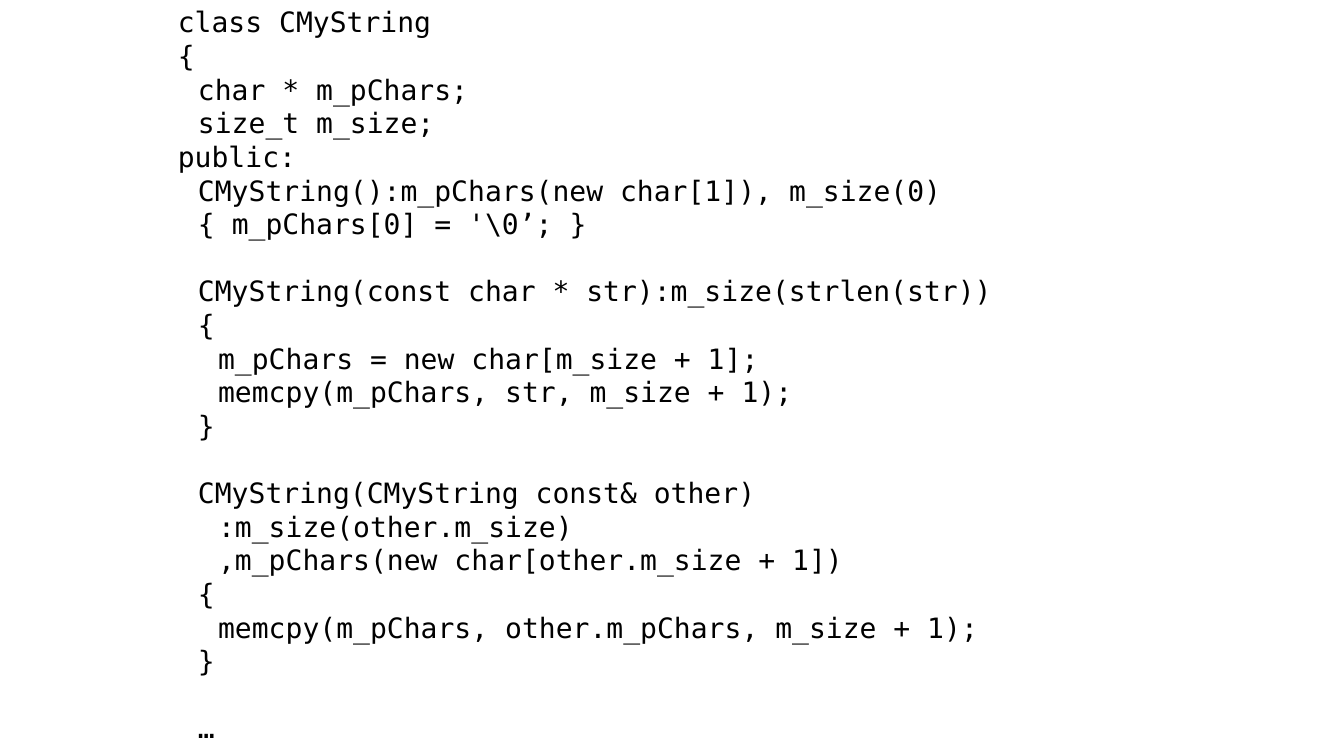
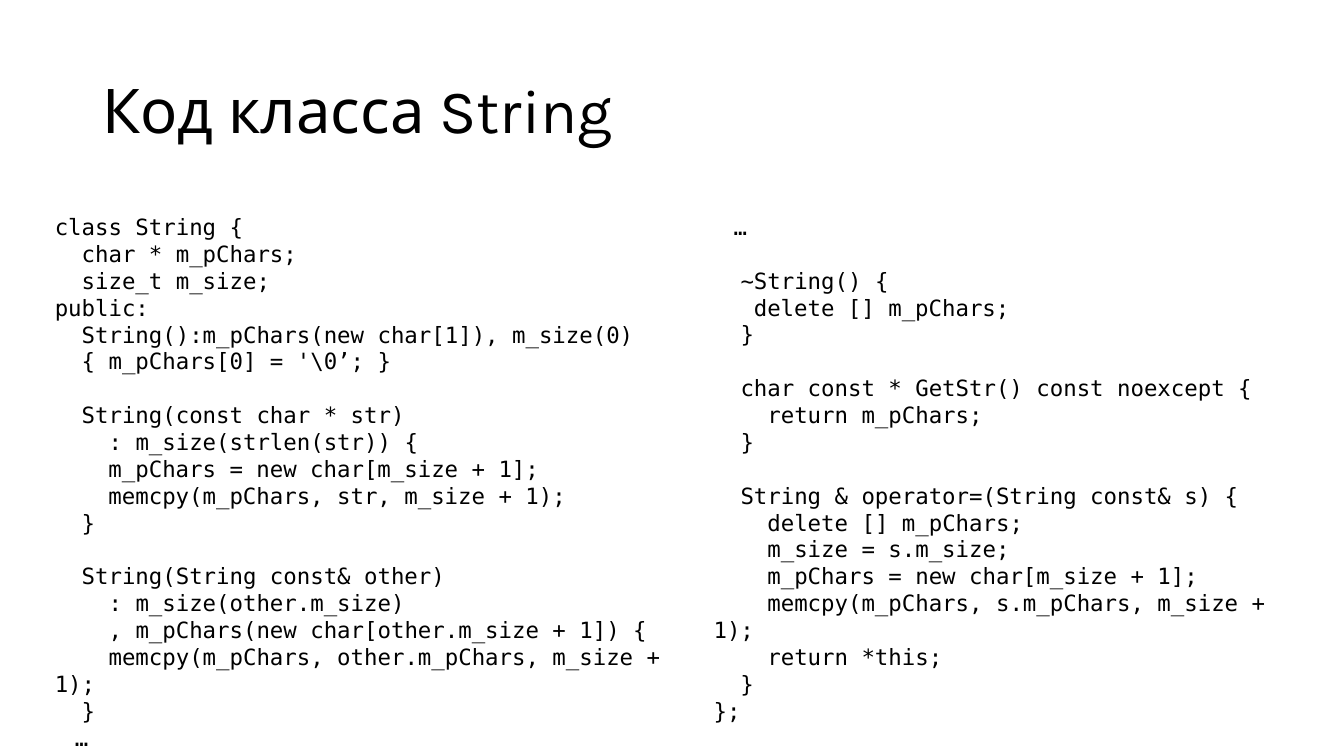
Before and after one commit to alexey-malov/oop, a slide deck: slide 58 of lectures/05/Обработка ошибок и исключительных ситуаций.pptx. Drawn at 1344x756 pixels with LibreOffice and Linux fonts; fonts in the diff are those of the drawing. Boxes give left, top, right and bottom in pixels: in the first picture for what was removed or moved away, otherwise in the second. Text is boxed around its words. In the diff, an @@ line names an element or a change of style, - is before the commit and + after.

```diff
--- a/lectures/05/Обработка ошибок и исключительных ситуаций.pptx
+++ b/lectures/05/Обработка ошибок и исключительных ситуаций.pptx
@@ title added at box(102, 89, 613, 148), 44 pt, text #000000 @@
+Код класса String
@@ text "class String {": place and size @@
-text "class String {" at box(178, 10, 991, 644)
+text "class String {" at box(55, 218, 633, 695)
@@ text at box(55, 218, 216, 240): text changed; size 20 to 16 pt @@
-class CMyString
-{
+class String {
@@ text at box(55, 245, 633, 695): size 20 to 16 pt in "char * m_pChars;", "size_t m_size;", "public:", "{ m_pChars[0] = '\0’; }" and 6 more places @@
@@ text added at box(714, 272, 1238, 668), 16 pt, text #000000 @@
+…
+~String() {
+delete [] m_pChars;
+}
+char const * GetStr() const noexcept {
+return m_pChars;
+}
+String & operator=(String const& s) {
+delete [] m_pChars;
+m_size = s.m_size;
+m_pChars = new char[m_size + 1];
+memcpy(m_pChars, s.m_pChars, m_size + 1);
+return *this;
+}
+};
@@ text at box(82, 326, 633, 348): text changed; size 20 to 16 pt @@
-CMyString():m_pChars(new char[1]), m_size(0)
+String():m_pChars(new char[1]), m_size(0)
@@ text at box(82, 406, 405, 456): text changed; size 20 to 16 pt @@
-CMyString(const char * str):m_size(strlen(str))
-{
+String(const char * str)
+: m_size(strlen(str)) {
@@ text at box(82, 567, 619, 644): text changed; size 20 to 16 pt @@
-CMyString(CMyString const& other)
-:m_size(other.m_size)
-,m_pChars(new char[other.m_size + 1])
-{
+String(String const& other)
+: m_size(other.m_size)
+, m_pChars(new char[other.m_size + 1]) {
```
Also in this commit, not shown: 6 other slides changed, 12 slides added, 19 slides removed, 1 other file.
